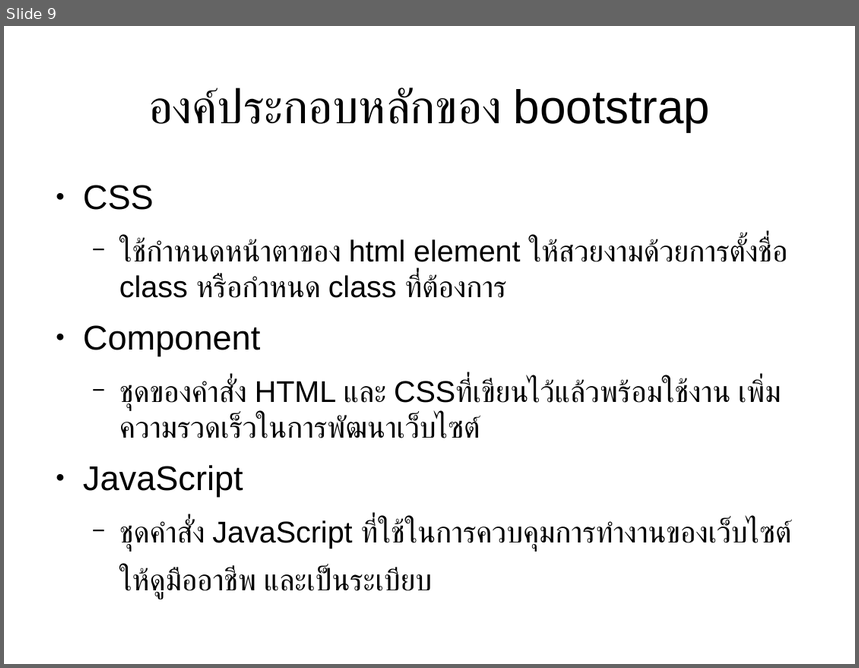
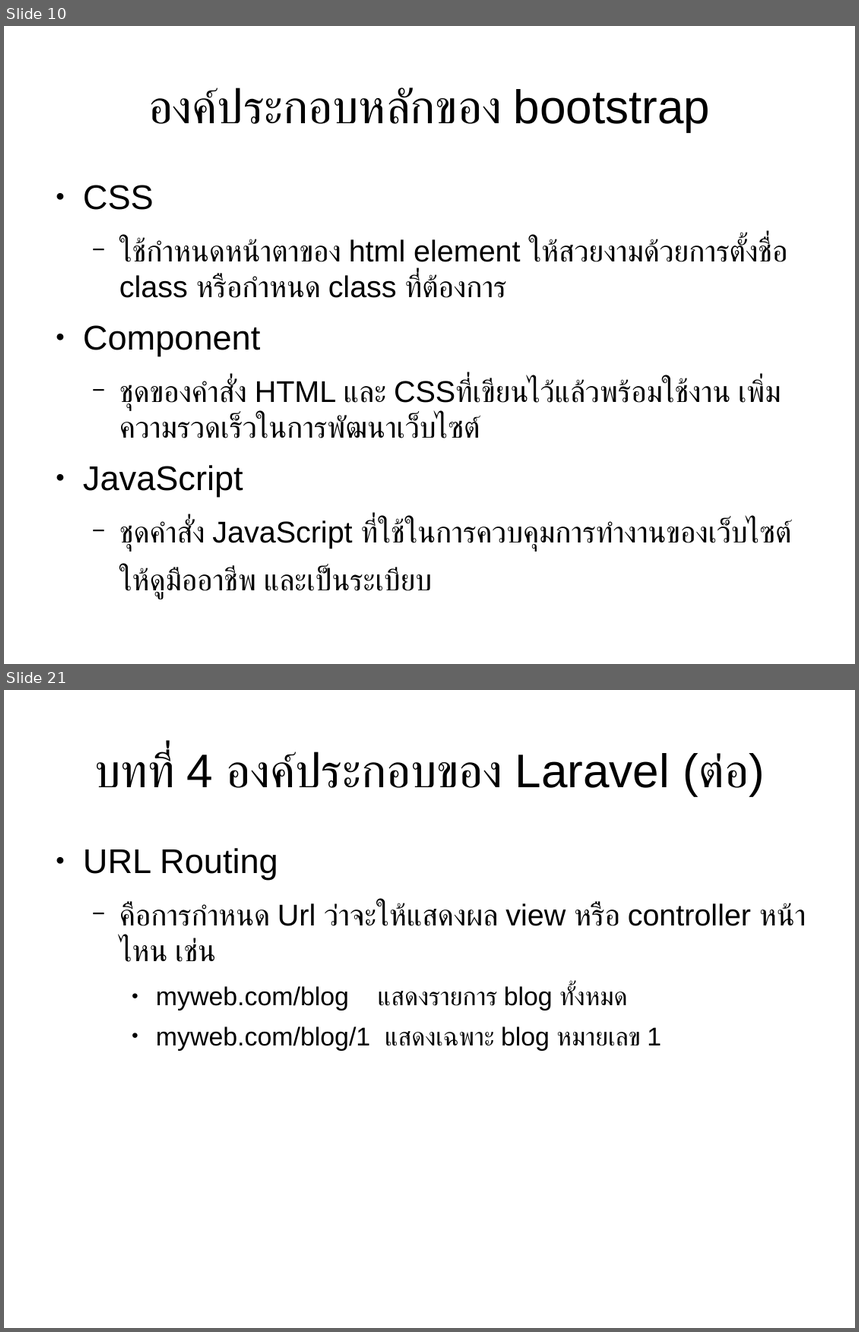
Before and after one commit to expstudio/Laravel-Course-Material, a slide deck: slide course.odp. Shown one above the other, each under a label of ours: slide 9 before the commit, slides 10 and 21 after it; the slides between them are not shown. The pictures are 859x668 and 859x1332 pixels, drawn with LibreOffice and Linux fonts; fonts in the diff are those of the drawing. Boxes give left, top, right and bottom in pixels: in the first picture for what was removed or moved away, otherwise in the second. Text is boxed around its words. In the diff, an @@ line names an element or a change of style, - is before the commit and + after.

```diff
--- a/slide course.odp
+++ b/slide course.odp
@@ slide 21 added at bbox=[4, 690, 855, 1328], background #FFFFFF @@
@@ title added at bbox=[94, 751, 764, 796], 44 pt, text #000000 @@
+บทที่ 4 องค์ประกอบของ Laravel (ต่อ)
@@ text added at bbox=[83, 848, 806, 1051], 24 pt, text #000000 @@
+● URL Routing
+  − คือการกำหนด Url ว่าจะให้แสดงผล view หรือ controller หน้าไหน เช่น
+    ● myweb.com/blog แสดงรายการ blog ทั้งหมด
+    ● myweb.com/blog/1 แสดงเฉพาะ blog หมายเลข 1
@@ what was slide 9 is now slide 10 @@
```
Also in this commit, not shown: 4 slides changed, 12 other slides added, 3 slides removed, 2 other files.
